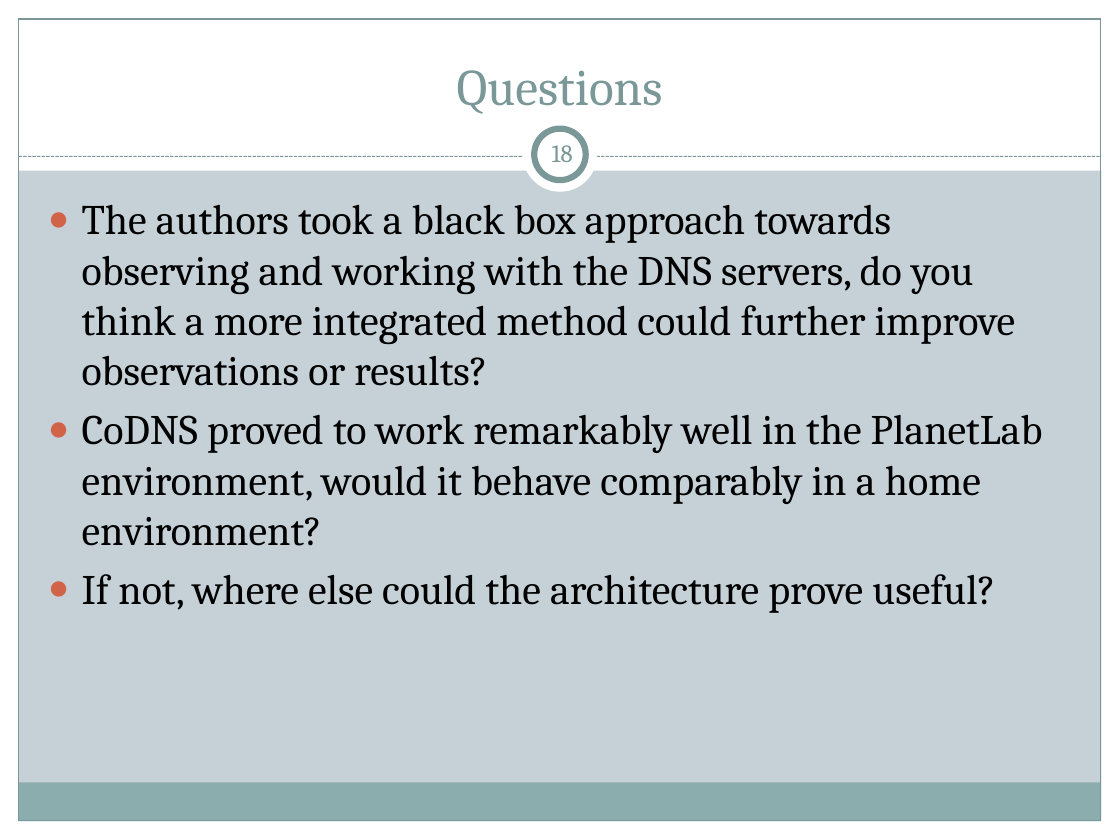
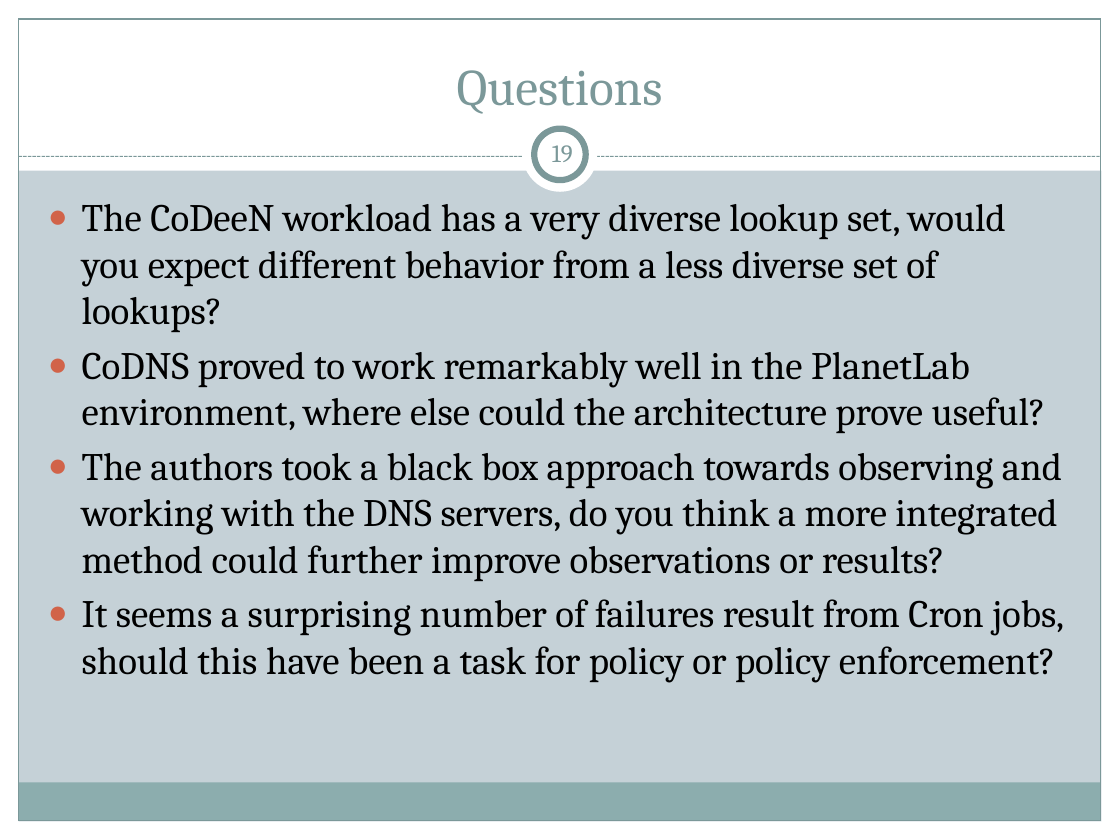
Before and after one commit to cs525-koala/documents, a slide deck: slide 19 of p2p/P2P Apps.pptx (slide 18 before the commit). Drawn at 1120x840 pixels with LibreOffice and Linux fonts; fonts in the diff are those of the drawing. Boxes give left, top, right and bottom in pixels: in the first picture for what was removed or moved away, otherwise in the second. Text is boxed around its words. In the diff, an @@ line names an element or a change of style, - is before the commit and + after.

```diff
--- a/p2p/P2P Apps.pptx
+++ b/p2p/P2P Apps.pptx
@@ page number at [552,145,573,162]: text changed @@
-18
+19
@@ text at [82,204,1046,433]: paragraphs added @@
+● The CoDeeN workload has a very diverse lookup set, would you expect different behavior from a less diverse set of lookups?
+● CoDNS proved to work remarkably well in the PlanetLab environment, where else could the architecture prove useful?
@@ text at [82,453,1062,581]: size 27 to 25 pt in "The authors took a black box approach ..." @@
@@ text at [82,599,1064,683]: text changed; size 27 to 25 pt @@
-● CoDNS proved to work remarkably well in the PlanetLab environment, would it behave comparably in a home environment?
-● If not, where else could the architecture prove useful?
+● It seems a surprising number of failures result from Cron jobs, should this have been a task for policy or policy enforcement?
```
Also in this commit, not shown: 47 other slides changed, 1 slide added, 2 slides removed.
